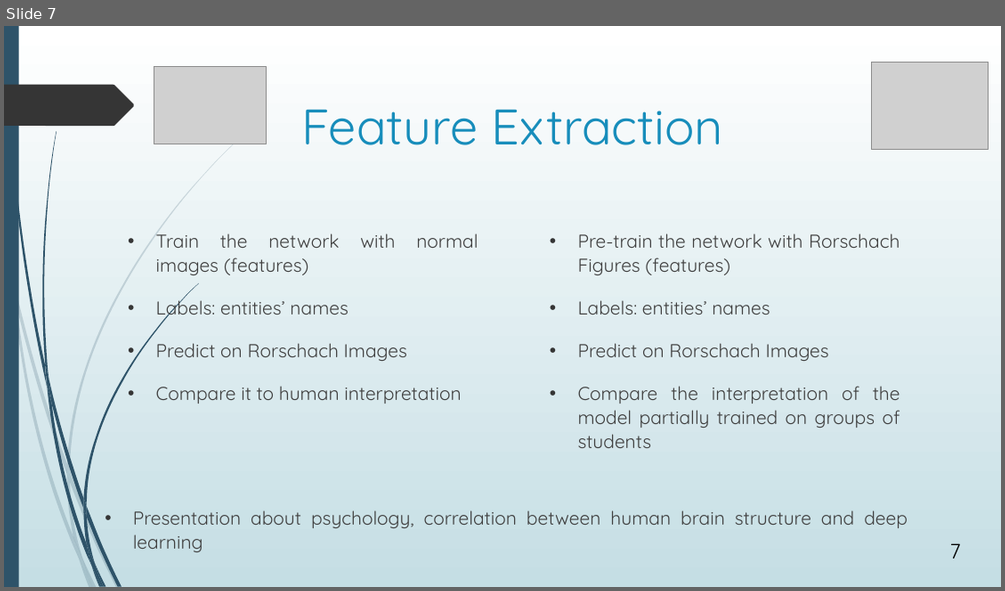
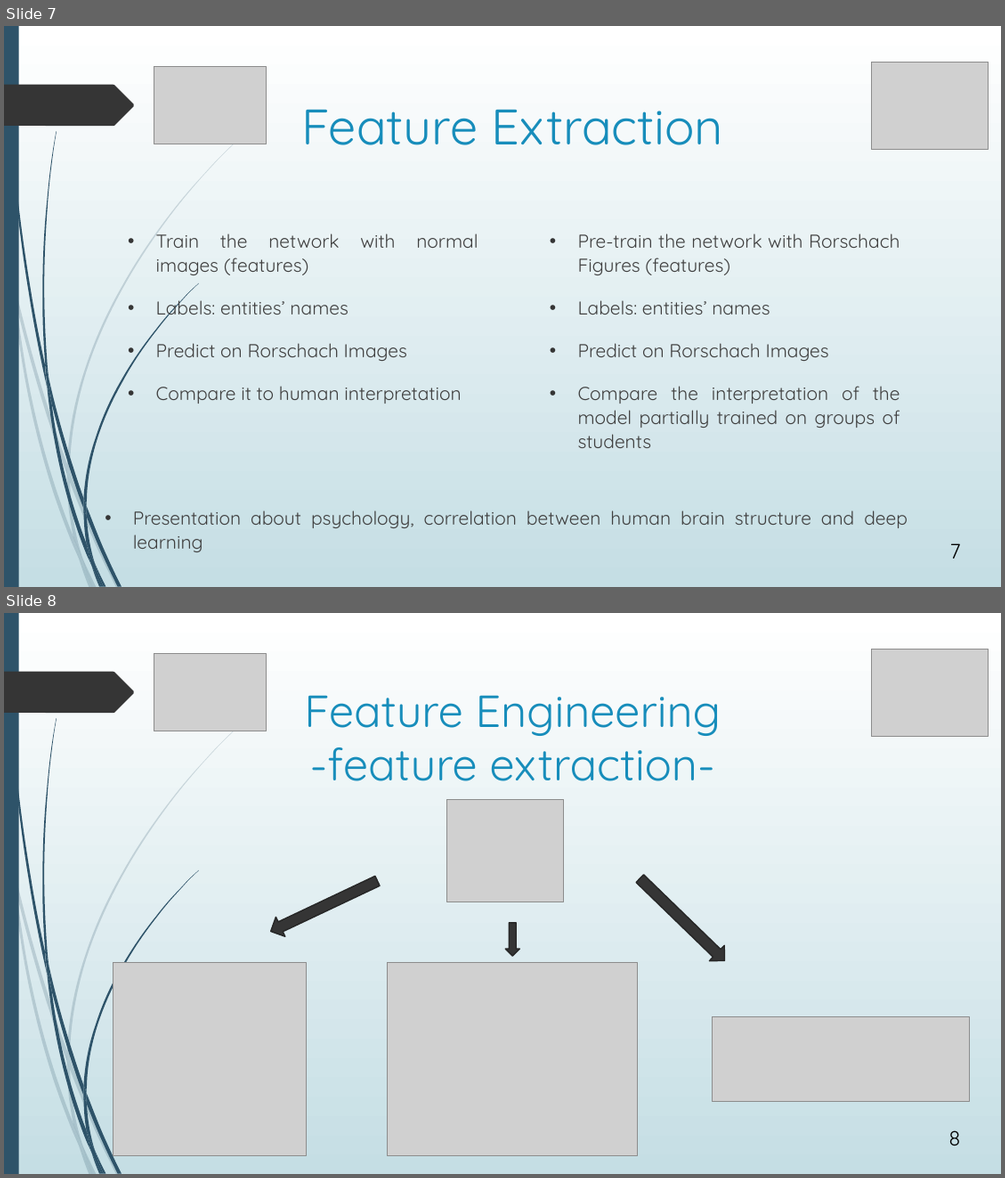
Before and after one commit to avasile96/CAD, a slide deck: Presentation_updated.pptx. Shown one above the other, each under a label of ours: slide 7 before the commit, slides 7 and 8 after it. The pictures are 1005x591 and 1005x1178 pixels, drawn with LibreOffice and Linux fonts; fonts in the diff are those of the drawing; grey boxes stand for pictures. Boxes give left, top, right and bottom in pixels: in the first picture for what was removed or moved away, otherwise in the second. Text is boxed around its words. In the diff, an @@ line names an element or a change of style, - is before the commit and + after.

```diff
--- a/Presentation_updated.pptx
+++ b/Presentation_updated.pptx
@@ slide 8 added at [4, 613, 1001, 1174], background gradient #FFFFFF to #C5DEE5; not listed: 24 template elements that a slide beside it also shows @@
@@ picture added at [154, 654, 267, 731] @@
@@ picture added at [872, 649, 988, 737] @@
@@ title added at [304, 695, 721, 781], 43.2 pt, text #178DBB @@
+Feature Engineering
+-feature extraction-
@@ picture added at [446, 799, 563, 902] @@
@@ right arrow added at [266, 871, 382, 941], fill #353535, outline #272727 1.25 pt @@
@@ right arrow added at [632, 870, 732, 968], fill #353535, outline #272727 1.25 pt @@
@@ right arrow added at [505, 923, 519, 956], fill #353535, outline #272727 1.25 pt @@
@@ picture added at [113, 962, 306, 1155] @@
@@ picture added at [388, 962, 638, 1155] @@
@@ picture added at [712, 1016, 970, 1102] @@
@@ page number added at [948, 1130, 960, 1145], 20 pt, text #000000 @@
+8
```
Also in this commit, not shown: 4 slides changed, 2 other slides added, 3 slides removed.
